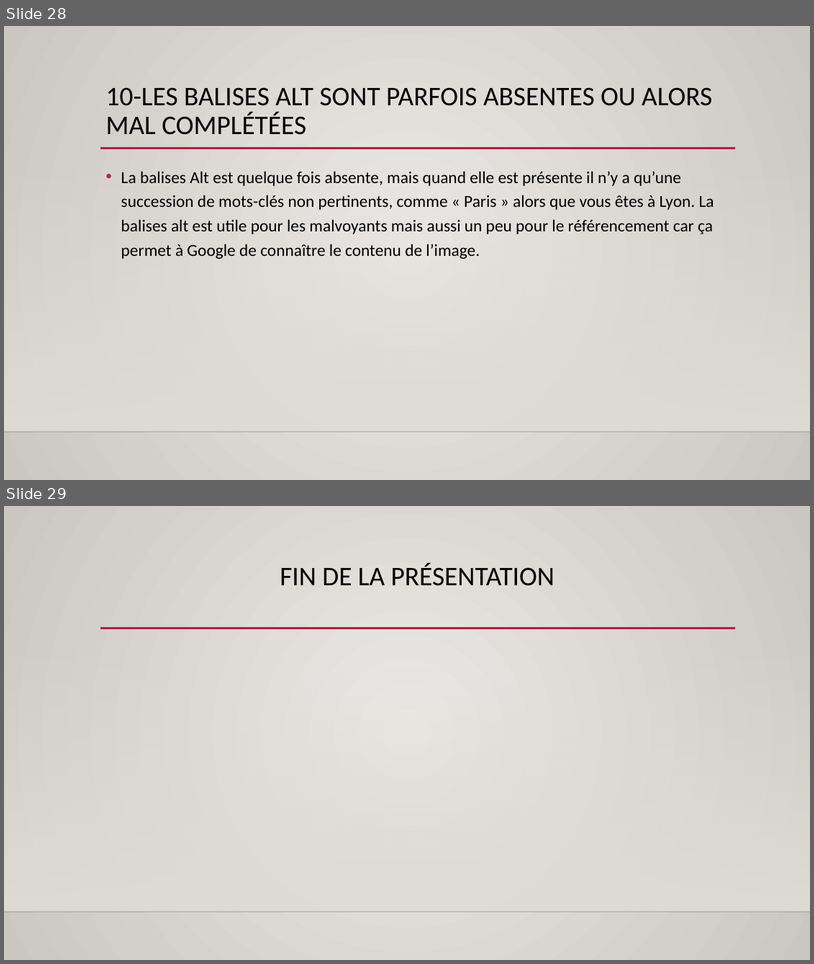
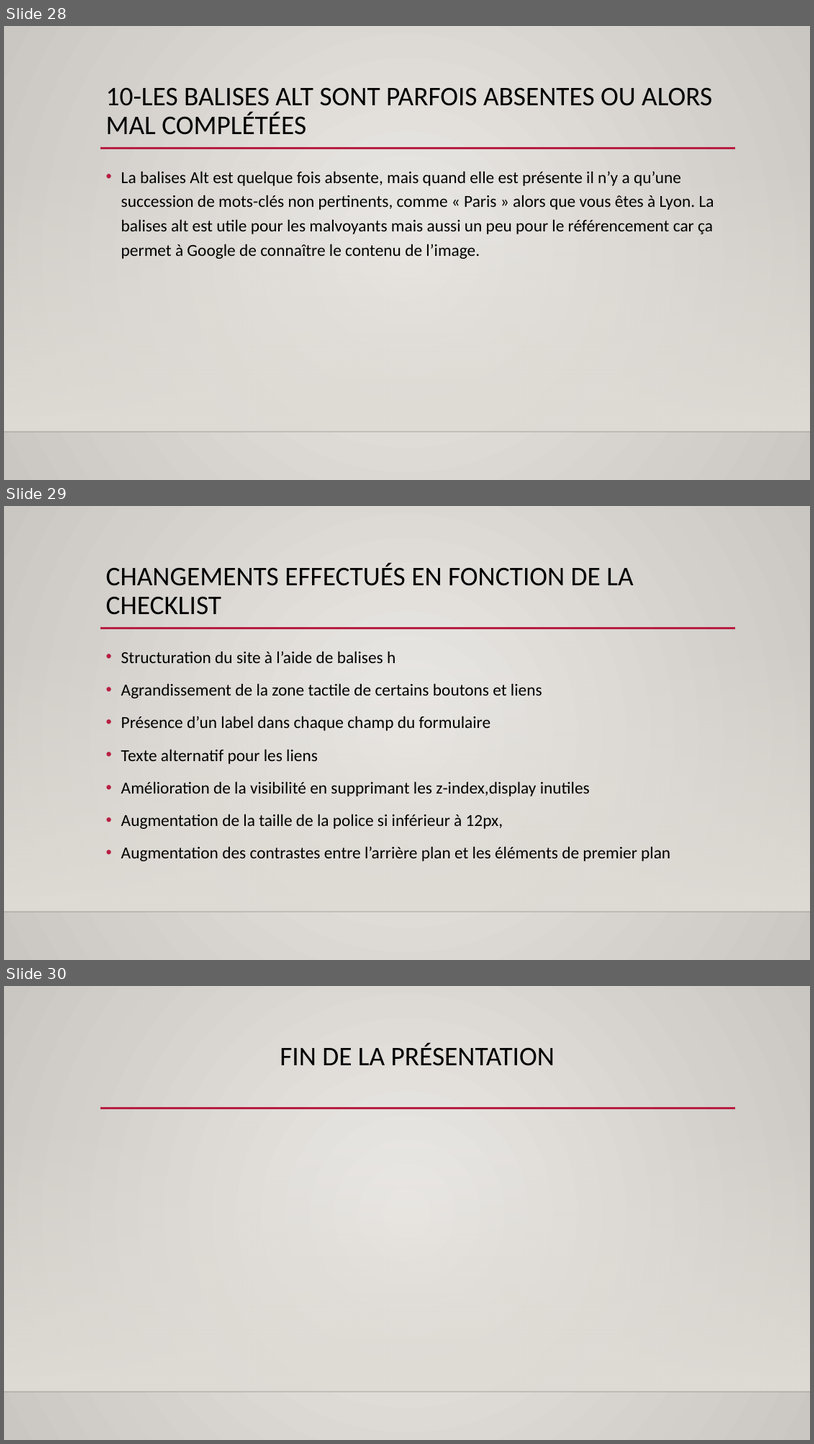
Before and after one commit to o-said/projet-4-la_chouette_agence, a slide deck: audit/Présentation du projet 4.pptx. Shown one above the other, each under a label of ours: slides 28 and 29 before the commit, slides 28, 29 and 30 after it. The pictures are 814x964 and 814x1444 pixels, drawn with LibreOffice and Linux fonts; fonts in the diff are those of the drawing; background and template pictures are left out. Boxes give left, top, right and bottom in pixels: in the first picture for what was removed or moved away, otherwise in the second. Text is boxed around its words. In the diff, an @@ line names an element or a change of style, - is before the commit and + after.

Commit message:
Add files via upload
présentation du projet 4

```diff
--- a/audit/Présentation du projet 4.pptx
+++ b/audit/Présentation du projet 4.pptx
@@ slide 29 added at [4, 506, 810, 960], background gradient #ECEAE7 to #CAC7C1; not listed: 3 template elements that a slide beside it also shows @@
@@ title added at [106, 563, 633, 615], 32 pt, text #000000 @@
+CHANGEMENTS EFFECTUÉS EN FONCTION DE LA CHECKLIST
@@ text added at [121, 651, 671, 861], 20 pt, text #000000 @@
+• Structuration du site à l’aide de balises h
+• Agrandissement de la zone tactile de certains boutons et liens
+• Présence d’un label dans chaque champ du formulaire
+• Texte alternatif pour les liens
+• Amélioration de la visibilité en supprimant les z-index,display inutiles
+• Augmentation de la taille de la police si inférieur à 12px,
+• Augmentation des contrastes entre l’arrière plan et les éléments de premier plan
@@ what was slide 29 is now slide 30 @@
```
